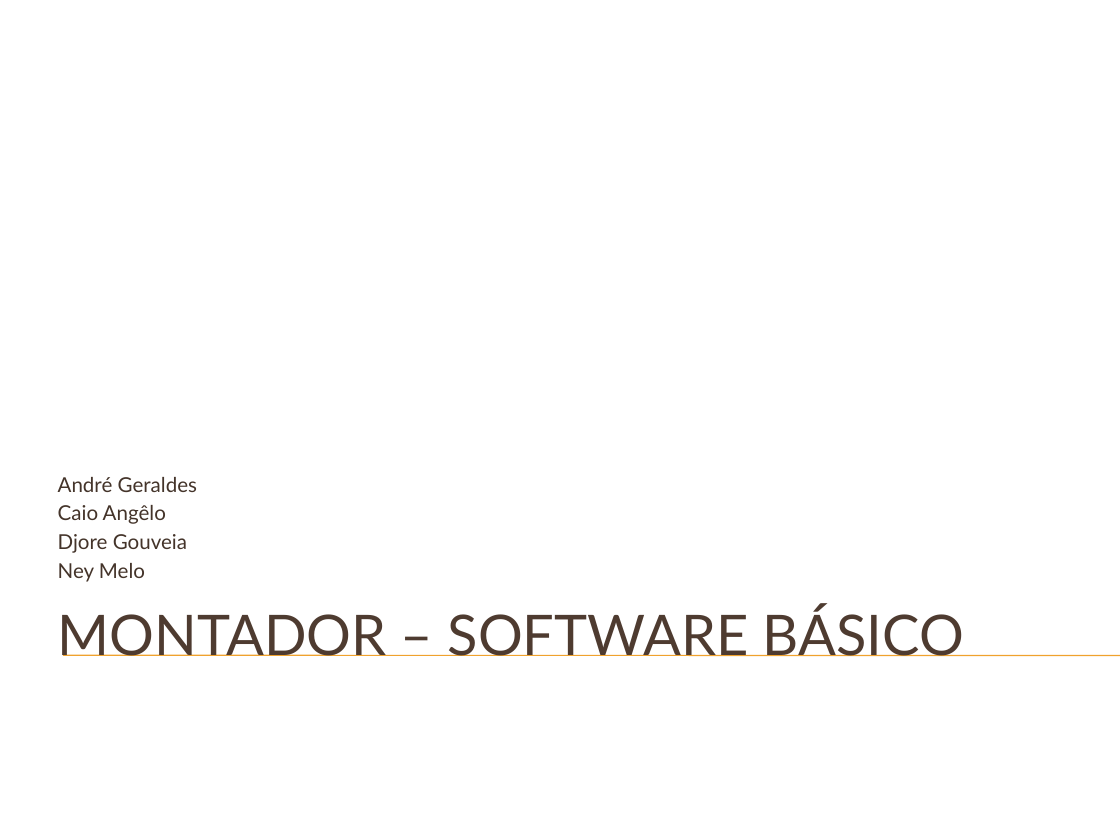
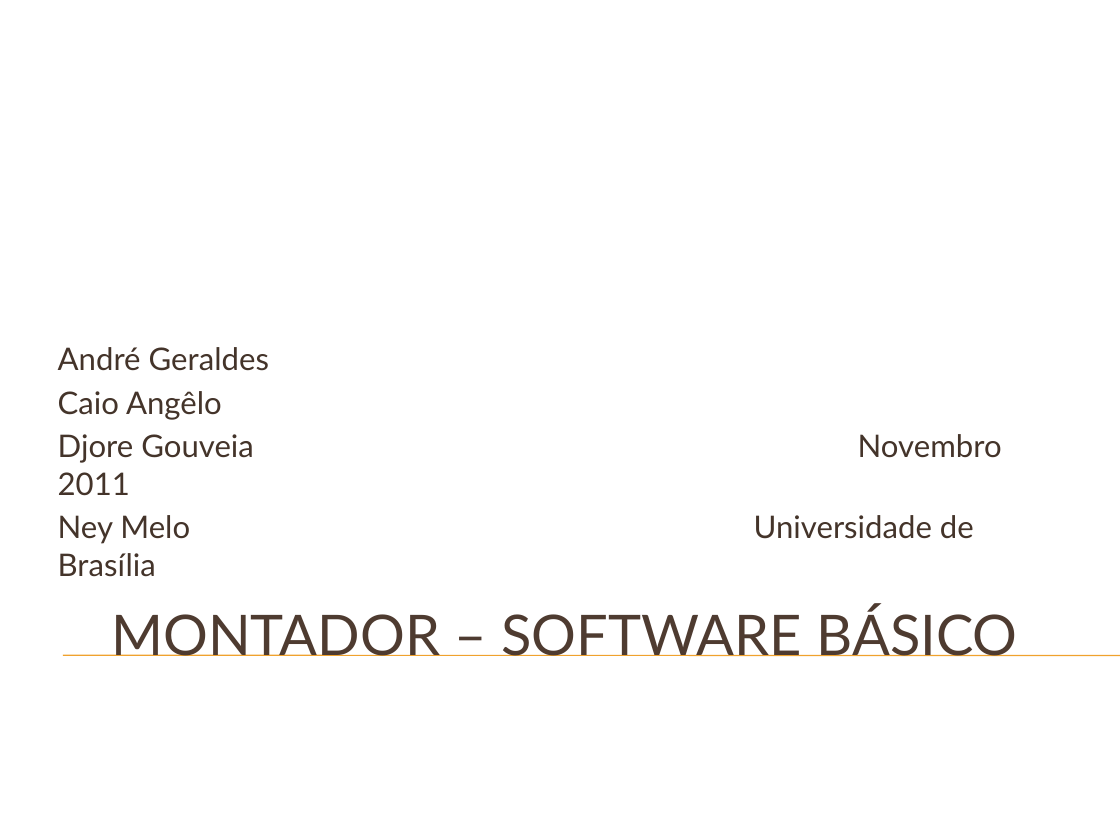
Before and after one commit to phdenis40/mips-assembler-unb, a slide deck: slide 1 of doc/Apresentação do GMAG – Software Básico.pptx. Drawn at 1120x840 pixels with LibreOffice and Linux fonts; fonts in the diff are those of the drawing; background and template pictures are left out. Boxes give left, top, right and bottom in pixels: in the first picture for what was removed or moved away, otherwise in the second. Text is boxed around its words. In the diff, an @@ line names an element or a change of style, - is before the commit and + after.

```diff
--- a/doc/Apresentação do GMAG – Software Básico.pptx
+++ b/doc/Apresentação do GMAG – Software Básico.pptx
@@ subtitle at (58,347,269,420): size 13.2 to 20 pt in "André Geraldes", "Caio Angêlo"; more space between paragraphs @@
@@ subtitle at (58,434,974,544): text changed; size 13.2 to 20 pt @@
-Djore Gouveia
-Ney Melo
+Djore Gouveia Novembro 2011
+Ney Melo Universidade de Brasília
@@ title "MONTADOR – SOFTWARE BÁSICO" at (111,607,1018,656): alignment left to centre @@
```
Also in this commit, not shown: 4 other slides changed, 12 slides added, 12 slides removed.
